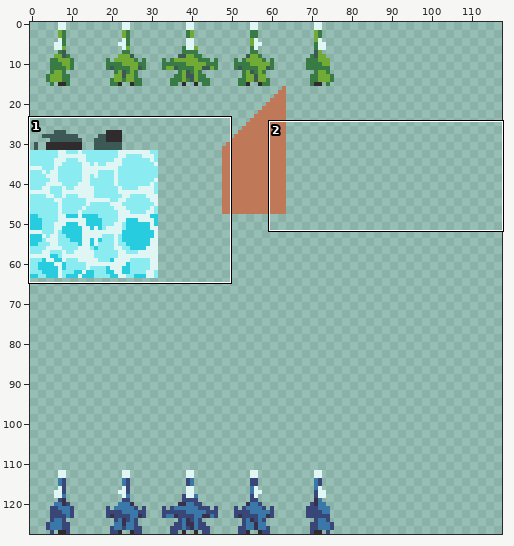
Two states of a pixel-art file, spritesheet.aseprite. The picture above shows the old version from afar; the outline marks the close-up.
Close-up. Before the edit:
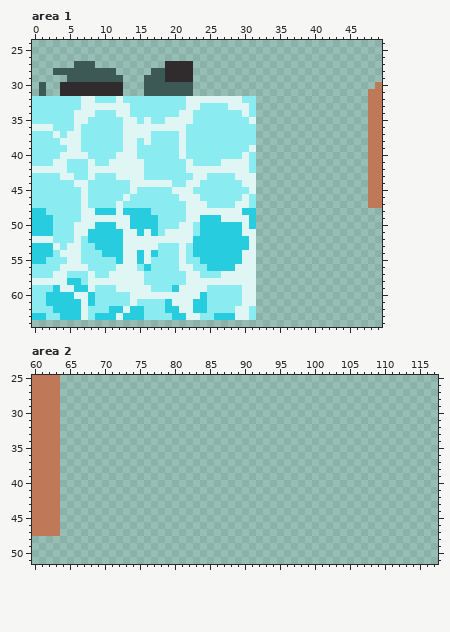
128x128 pixels, 1 frame. Shown: area 1: x 0..49, y 24..64; area 2: x 60..117, y 25..51. The wide view leaves out empty margins.
After:
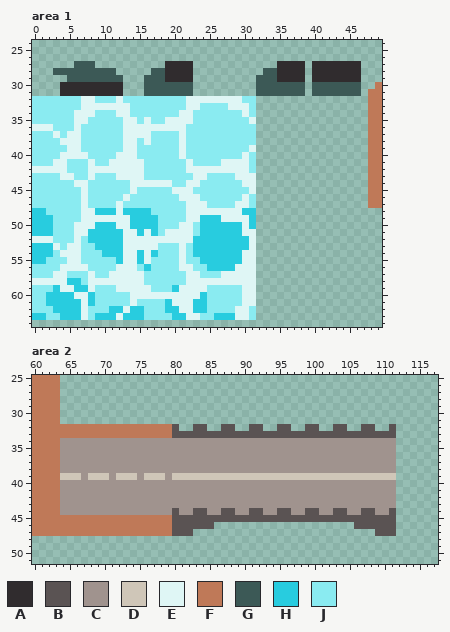
Palette (. is transparent): A #302c2e  B #5a5353  C #a0938e  D #cfc6b8  E #dff6f5  F #bf7958  G #3c5956  H #28ccdf  J #8aebf1
Changes in this commit:
Area 1:
The edit adds colour A in rows 27 to 29 at x 35 to 38 and 40 to 46.
The edit adds colour G in row 28 at x 33 to 34; in row 29 at x 32 to 34; in rows 30 to 31 at x 32 to 38 and 40 to 46.
The author cleared colour G in rows 30 to 31 at x 1.
Area 2:
The edit adds colour B in row 32 at x 80, 83 to 84, 87 to 88, 91 to 92, 95 to 96, 99 to 100, 103 to 104, 107 to 108 and 111; in row 33 at x 80 to 111; in row 44 at x 80, 83 to 84, 87 to 88, 91 to 92, 95 to 96, 99 to 100, 103 to 104, 107 to 108 and 111; in row 45 at x 80 to 111; in row 46 at x 80 to 85 and 106 to 111; in row 47 at x 80 to 82 and 109 to 111.
The edit adds colour C in rows 34 to 38 at x 64 to 111; in row 39 at x 67, 71, 75 and 79; in rows 40 to 43 at x 64 to 111; in row 44 at x 64 to 79, 81 to 82, 85 to 86, 89 to 90, 93 to 94, 97 to 98, 101 to 102, 105 to 106 and 109 to 110.
The edit adds colour D in row 39 at x 64 to 66, 68 to 70, 72 to 74, 76 to 78 and 80 to 111.
The edit adds colour F in rows 32 to 33 at x 64 to 79; in rows 45 to 47 at x 64 to 79.
Pixel boxes of the changes (left, top, right, bottom) in both close-ups:
added: (256, 61, 361, 96)
erased: (39, 82, 46, 96)
added: (60, 424, 396, 536)
